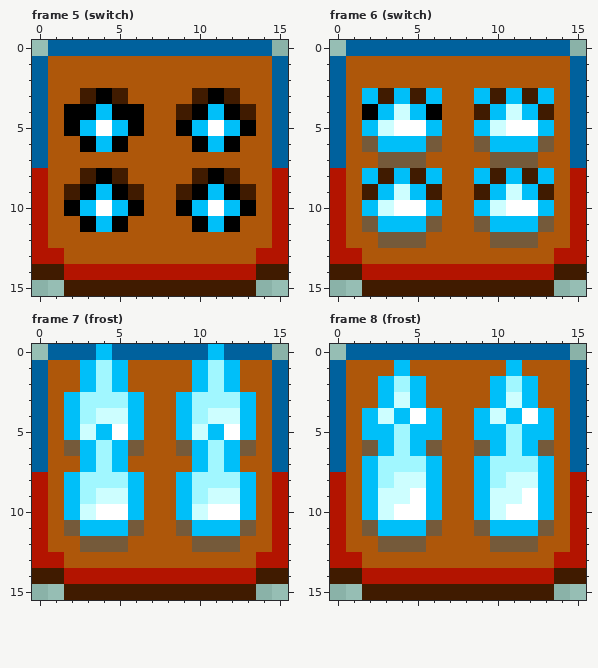
Pixel-art file, stored at assets/aseprite/spike_dual.ase. Above, as it was before the edit.
16x16 pixels, 8 frames. Shown: frame 5 (switch), frame 6 (switch), frame 7 (frost), frame 8 (frost). The commit also changed other frames, which this record leaves out.
And afterwards:
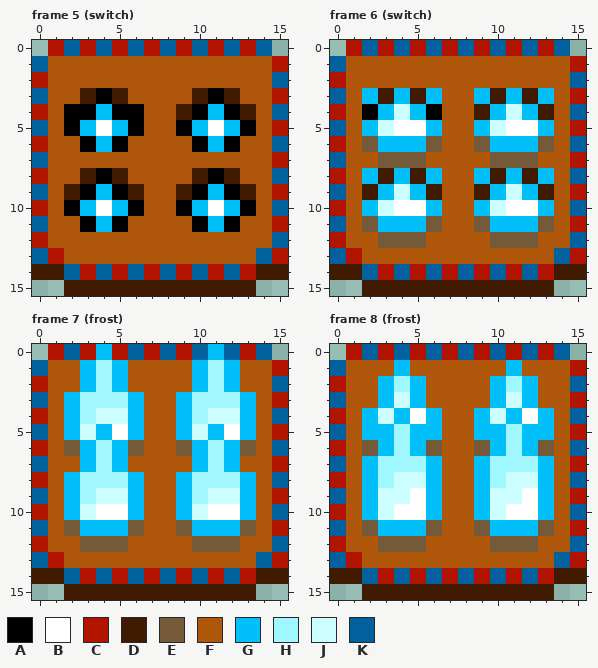
Palette (. is transparent): A #000000  B #ffffff  C #b31400  D #401b00  E #755a3a  F #ae570a  G #00bff9  H #a1f7ff  J #cdfeff  K #00619d
Difference:
Frame 5 (switch), layer "Tile/Ring":
Colour C replaces colour K in row 0 at x 1, 3, 5, 7, 9, 11 and 13; in row 1 at x 15; in row 2 at x 0; in row 3 at x 15; in row 4 at x 0; in row 5 at x 15.
Colour C replaces colour K in row 6 at x 0; in row 7 at x 15.
Colour K replaces colour C in row 8 at x 15; in row 9 at x 0; in row 10 at x 15; in row 11 at x 0; in row 12 at x 15; in row 13 at x 0 and 14.
Colour K replaces colour C in row 14 at x 2, 4, 6, 8, 10 and 12.
Frame 6 (switch), layer "Tile/Ring": the same change as frame 5 (switch)
Frame 7 (frost), layer "Tile/Ring":
Colour C replaces colour K in row 0 at x 1, 3, 5, 7, 9 and 13; in row 1 at x 15; in row 2 at x 0; in row 3 at x 15; in row 4 at x 0; in row 5 at x 15.
Colour C replaces colour K in row 6 at x 0; in row 7 at x 15.
Colour K replaces colour C in row 8 at x 15; in row 9 at x 0; in row 10 at x 15; in row 11 at x 0; in row 12 at x 15; in row 13 at x 0 and 14.
Colour K replaces colour C in row 14 at x 2, 4, 6, 8, 10 and 12.
Frame 8 (frost), layer "Tile/Ring": the same change as frame 5 (switch)
